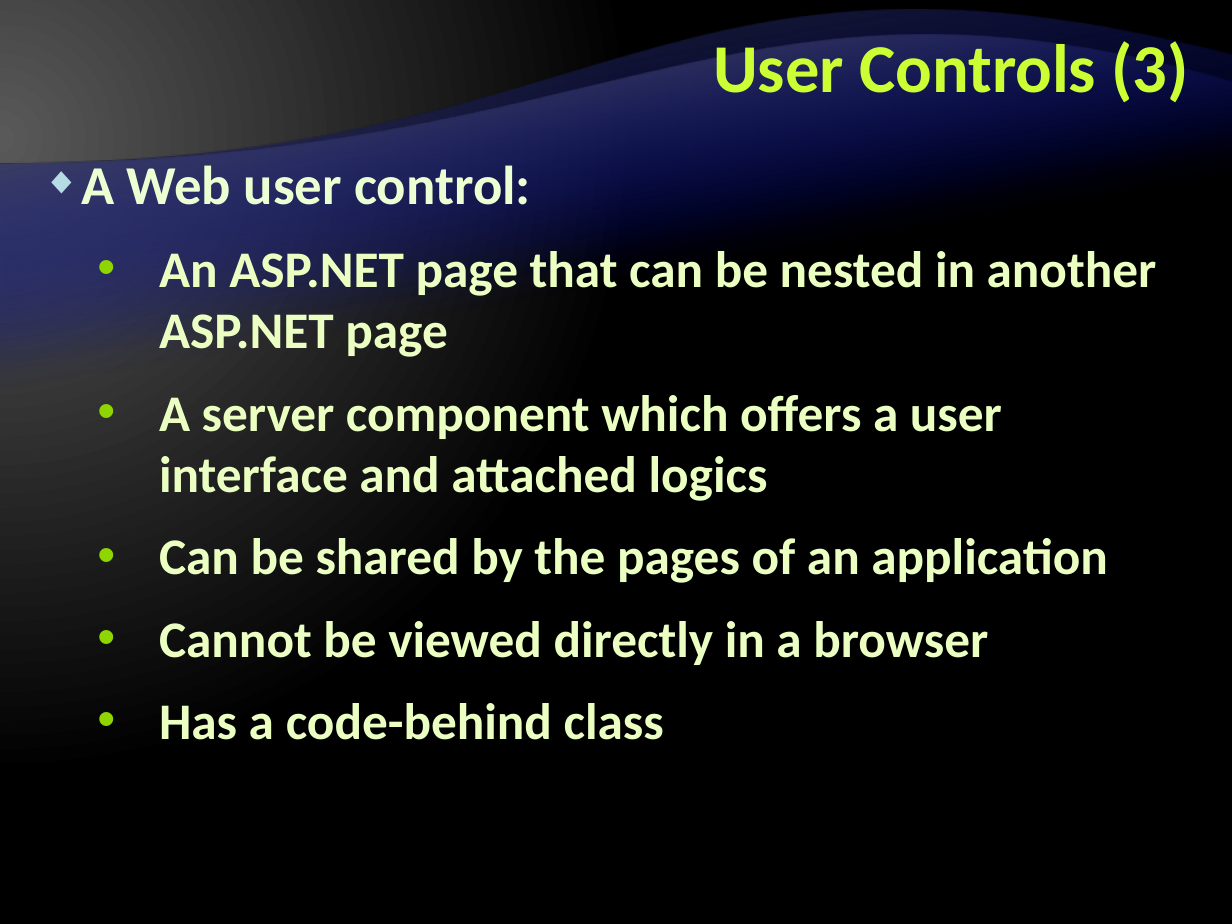
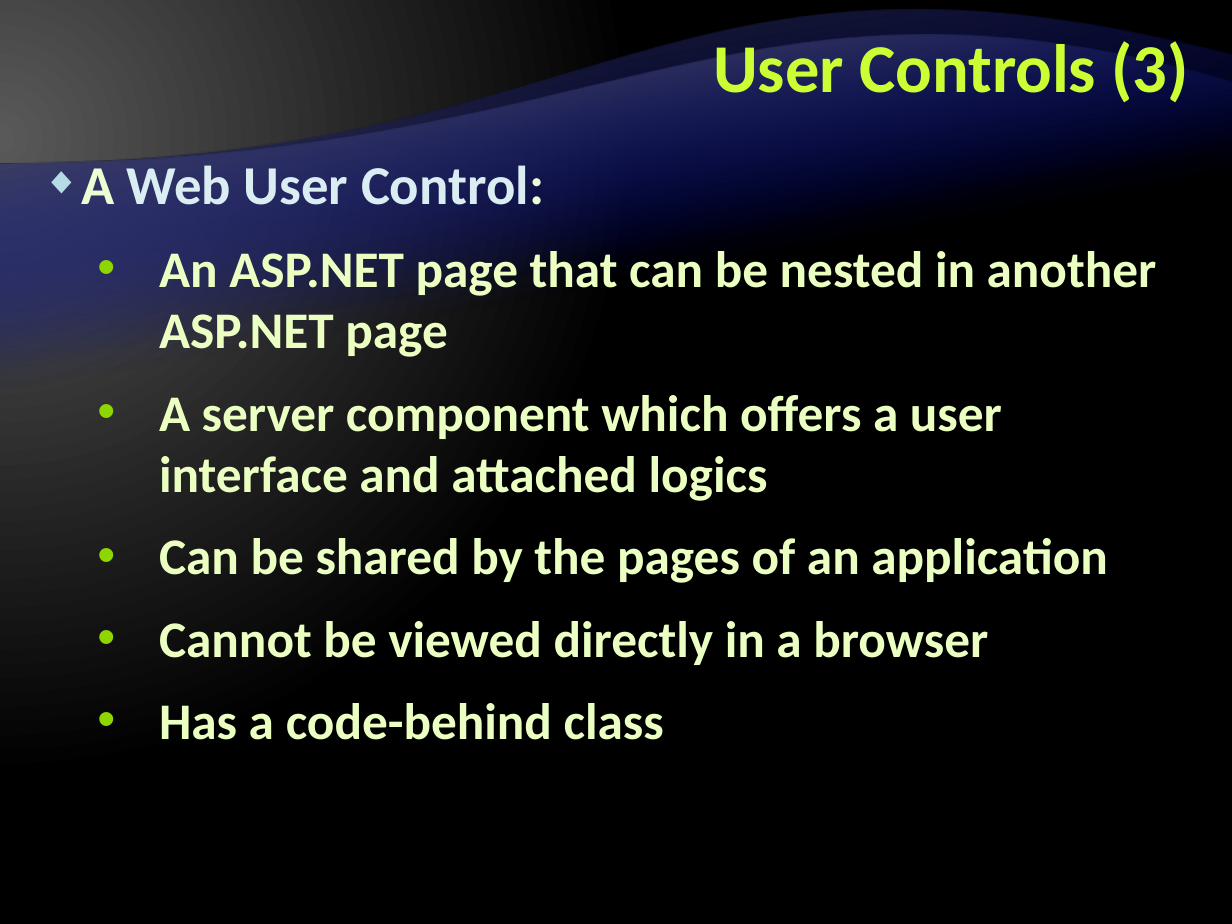
Before and after one commit to Graveheart/aspnetcourse, a slide deck: slide 16 of 2010/lectures/11. User-Controls-and-Master-Pages.pptx. Drawn at 1232x924 pixels with LibreOffice and Linux fonts; fonts in the diff are those of the drawing; background and template pictures are left out. Boxes give left, top, right and bottom in pixels: in the first picture for what was removed or moved away, otherwise in the second. Text is boxed around its words. In the diff, an @@ line names an element or a change of style, - is before the commit and + after.

```diff
--- a/2010/lectures/11. User-Controls-and-Master-Pages.pptx
+++ b/2010/lectures/11. User-Controls-and-Master-Pages.pptx
@@ text at (81, 160, 544, 205): text changed; text colour #EBFFD2 to #DAEDF2 @@
-◆ A Web user control:
+◆ A Web User Control:
```
Also in this commit, not shown: 7 other slides changed, 1 other file.
